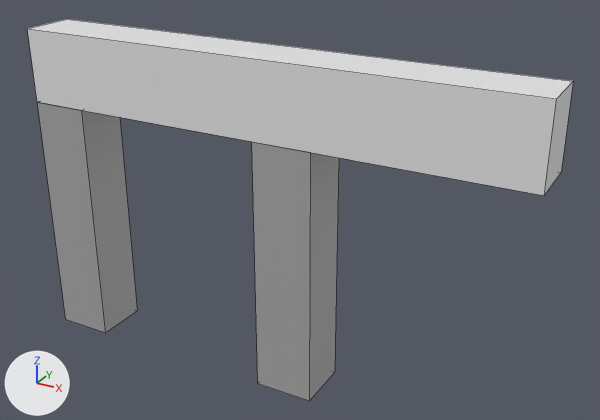
Two versions of the FBX model Assets/_Project/Models/Finals/smallBars.fbx, one commit apart.
Both versions are drawn from a 50 mm camera at (2.46, -2.51, 1.93) aimed at (1.09, -0.03, 0.69). Every picture has the same lights, and +X, +Y and +Z are marked at lower left. The older version comes first. Mesh edges are drawn as thin lines. Where no turn or scale is listed for an object, it has been applied to the vertices.
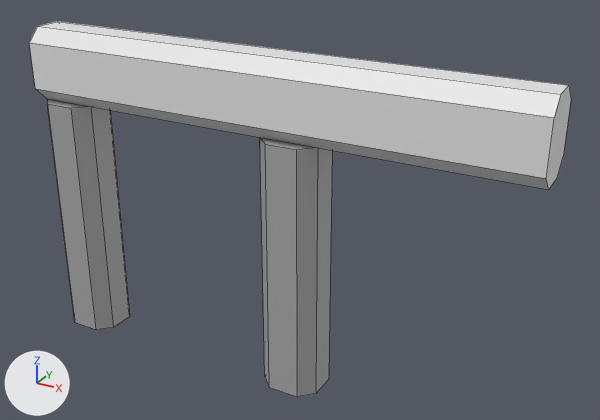
The change, as a diff of the scene's bpy script:
```diff
--- a/Assets/_Project/Models/Finals/smallBars.fbx.py
+++ b/Assets/_Project/Models/Finals/smallBars.fbx.py
@@ me_mesh_001 @@
 # verts and faces of me_mesh_001; kept vertices keep their numbers, new ones are numbered from 8
-me_mesh_001.from_pydata(...)  # 8 vertices, 6 faces; spans x 0.0..2.0, y -0.21..0.0, z 0.0..0.29
+me_mesh_001.from_pydata(...)  # 16 vertices, 10 faces; spans x 0.0..2.0, y -0.21..0.0, z 0.0..0.29
+# me_mesh_001 part 3
+delete_vertices([*range(0, 8)])  # with the faces that use them
+verts[8] = (0.0, -0.16, 0.0)  # pixel (46, 98)
+verts[9] = (0.0, -0.21, 0.05)  # pixel (35, 88)
+verts[10] = (0.0, -0.16, 0.29)  # pixel (37, 26)
+verts[11] = (0.0, -0.21, 0.24)  # pixel (29, 42)
+verts[12] = (0.0, 0.0, 0.24)
+verts[13] = (0.0, -0.05, 0.29)  # pixel (57, 21)
+verts[14] = (0.0, -0.05, 0.0)
+verts[15] = (0.0, 0.0, 0.05)
+for new, old in zip([*range(16, 24)], [*range(8, 16)]): verts[new] = verts[old] + (2.0, 0.0, 0.0)
+faces += [(9, 17, 19, 11), (10, 18, 21, 13), (12, 20, 23, 15), (8, 14, 22, 16), (16, 22, 23, 20, 21, 18, 19, 17), (8, 9, 11, 10, 13, 12, 15, 14)]
+faces += [(8, 16, 17, 9), (10, 11, 19, 18), (12, 13, 21, 20), (14, 15, 23, 22)]
 me_mesh_001.materials.append(mat_openpbr_shader3)
@@ me_mesh @@
 # verts and faces of me_mesh; kept vertices keep their numbers, new ones are numbered from 8
-me_mesh.from_pydata(...)  # 8 vertices, 6 faces; spans x 0.0..0.231, y -0.213..0.0, z 0.0..1.0
+me_mesh.from_pydata(...)  # 16 vertices, 10 faces; spans x 0.0..0.231, y -0.213..0.0, z 0.0..1.0
+# me_mesh part 2
+delete_vertices([*range(0, 8)])  # with the faces that use them
+verts[8] = (0.0, -0.16, 0.0)  # pixel (264, 376)
+verts[9] = (0.053, -0.213, 0.0)  # pixel (269, 387)
+verts[10] = (0.231, -0.16, 0.0)  # pixel (316, 393)
+verts[11] = (0.177, -0.213, 0.0)  # pixel (297, 396)
+verts[12] = (0.0, -0.053, 0.0)
+verts[13] = (0.053, 0.0, 0.0)
+verts[14] = (0.231, -0.053, 0.0)  # pixel (328, 379)
+verts[15] = (0.177, 0.0, 0.0)
+for new, old in zip([*range(16, 24)], [*range(8, 16)]): verts[new] = verts[old] + (0.0, 0.0, 1.0)
+faces += [(9, 11, 19, 17), (13, 21, 23, 15), (10, 14, 22, 18), (8, 16, 20, 12), (16, 17, 19, 18, 22, 23, 21, 20), (8, 12, 13, 15, 14, 10, 11, 9)]
+faces += [(8, 9, 17, 16), (10, 18, 19, 11), (12, 20, 21, 13), (14, 15, 23, 22)]
 me_mesh.materials.append(mat_standardsurface1)
@@ me_mesh_002 @@
 # verts and faces of me_mesh_002; kept vertices keep their numbers, new ones are numbered from 8
-me_mesh_002.from_pydata(...)  # 8 vertices, 6 faces; spans x 0.0..0.231, y -0.213..0.0, z 0.0..1.0
+me_mesh_002.from_pydata(...)  # 16 vertices, 10 faces; spans x 0.0..0.231, y -0.213..0.0, z 0.0..1.0
+# me_mesh_002 part 1
+delete_vertices([*range(0, 8)])  # with the faces that use them
+verts[8] = (0.0, -0.16, 0.0)  # pixel (74, 313)
+verts[9] = (0.053, -0.213, 0.0)  # pixel (74, 322)
+verts[10] = (0.231, -0.16, 0.0)  # pixel (113, 327)
+verts[11] = (0.177, -0.213, 0.0)  # pixel (96, 329)
+verts[12] = (0.0, -0.053, 0.0)
+verts[13] = (0.053, 0.0, 0.0)
+verts[14] = (0.231, -0.053, 0.0)  # pixel (129, 316)
+verts[15] = (0.177, 0.0, 0.0)  # pixel (128, 307)
+for new, old in zip([*range(16, 24)], [*range(8, 16)]): verts[new] = verts[old] + (0.0, 0.0, 1.0)
+faces += [(9, 11, 19, 17), (13, 21, 23, 15), (10, 14, 22, 18), (8, 16, 20, 12), (16, 17, 19, 18, 22, 23, 21, 20), (8, 12, 13, 15, 14, 10, 11, 9)]
+faces += [(8, 9, 17, 16), (10, 18, 19, 11), (12, 20, 21, 13), (14, 15, 23, 22)]
 me_mesh_002.materials.append(mat_standardsurface1)
```

Where the change shows, as pixel boxes [x1, y1, x2, y2] in the pictures (600 x 420 px):
'pCube12', reshaped: before [27, 19, 573, 196]; after [29, 21, 571, 190]
'pCube13', reshaped (17% narrower): before [252, 142, 339, 401]; after [260, 137, 332, 397]
'pCube11', reshaped (17% narrower): before [37, 102, 137, 333]; after [47, 99, 130, 330]
